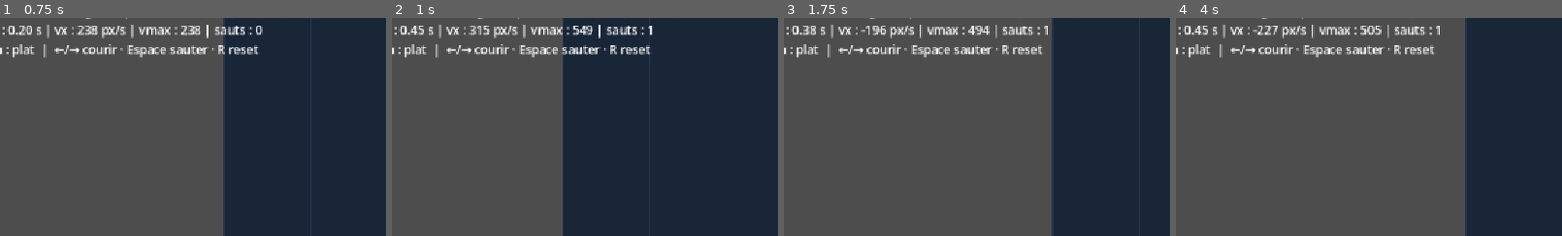
Above: before the commit, frames 1-4 (left to right).
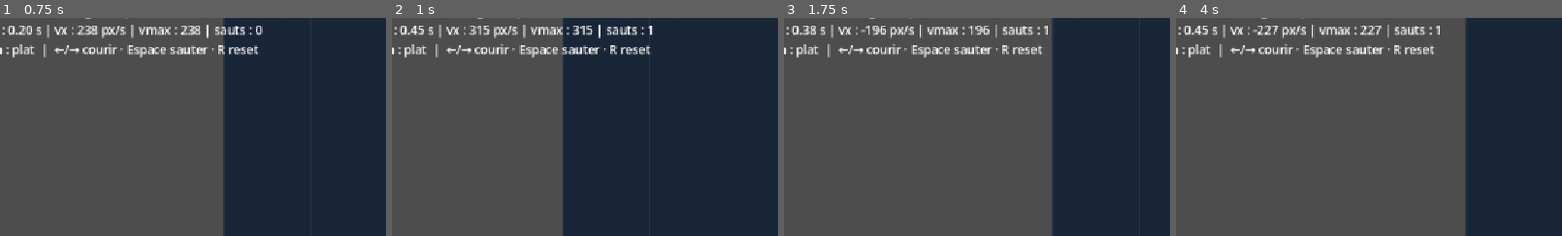
Above: after the commit, the same moments.

Repository: goldaj/glitch_runner
Game: Godot game, scene res://scenes/prototype.tscn
Same seed, same stepped clock (60 frames per second), same inputs: the game is played once before the commit and once after it.
Inputs:
- Up to frame 1 (0.75 s): tap Enter (ui_accept) at 0.5 s; hold Right (ui_right) from 0.53 s (still down); hold 1 from 0.53 s (still down)
- Up to frame 2 (1 s): keep holding Right (ui_right); keep holding 1; tap Enter (ui_accept) at 0.77 s
- Up to frame 3 (1.75 s): release Right (ui_right) at 1.28 s; release 1 at 1.28 s; hold Left (ui_left) from 1.28 s (still down); tap 2 at 1.35 s; tap Enter (ui_accept) at 1.52 s
- Up to frame 4 (4 s): release Left (ui_left) at 2.03 s; hold R 2.03-2.78 s; hold Right (ui_right) 2.03-3.53 s; tap 1 at 2.85 s; tap Enter (ui_accept) at 3.02, 3.77 s; hold Left (ui_left) from 3.53 s (still down); hold 2 from 3.53 s (still down)
The pictures show only the part of the screen within x 6-56%, y 6-56%; the shares and areas given below are measured in that part.

Frame 1 is identical in both runs. In frame 2, 0.1% of the frame differs, in the area x 46-53%, y 3-8%; in frame 3, 0.1%; in frame 4, 0.2%, in the area x 47-54%, y 3-8%.

Commit message:
fix(hud): measure peak speed consistently as horizontal momentum

Diff:
--- a/scripts/prototype.gd
+++ b/scripts/prototype.gd
@@ -52,7 +52,8 @@
 		if jump_down and runner.grounded:
 			jumps += 1
 		runner.step(axis, jump_down, jump_held, delta)
-		max_run_speed = maxf(max_run_speed, runner.speed())
+		var current_vx: float = runner.ground_speed if runner.grounded else runner.air_velocity.x
+		max_run_speed = maxf(max_run_speed, absf(current_vx))
 		ticks += 1
 		if runner.feet.x >= FINISH_X:
 			finished = true
@@ -98,6 +99,7 @@
 	for i in range(Course.POINTS.size() - 1):
 		draw_line(Course.POINTS[i], Course.POINTS[i + 1], Color(0.45, 0.85, 0.74), 4.0)
 	draw_line(Vector2(FINISH_X, Course.height_at(FINISH_X) - 115.0), Vector2(FINISH_X, Course.height_at(FINISH_X)), Color(1.0, 0.80, 0.33), 5.0)
-	var speed_ratio: float = clampf(runner.speed() / MovementModel.GROUND_SPEED_CAP, 0.0, 1.0)
+	var visual_vx: float = runner.ground_speed if runner.grounded else runner.air_velocity.x
+	var speed_ratio: float = clampf(absf(visual_vx) / MovementModel.GROUND_SPEED_CAP, 0.0, 1.0)
 	draw_rect(Rect2(runner.feet.x - 11.0, runner.feet.y - 31.0, 22.0, 31.0), Color(0.98, 0.95 - speed_ratio * 0.36, 0.34), true)
 	draw_circle(Vector2(runner.feet.x, runner.feet.y - 36.0), 8.0, Color(1.0, 0.96, 0.75))
